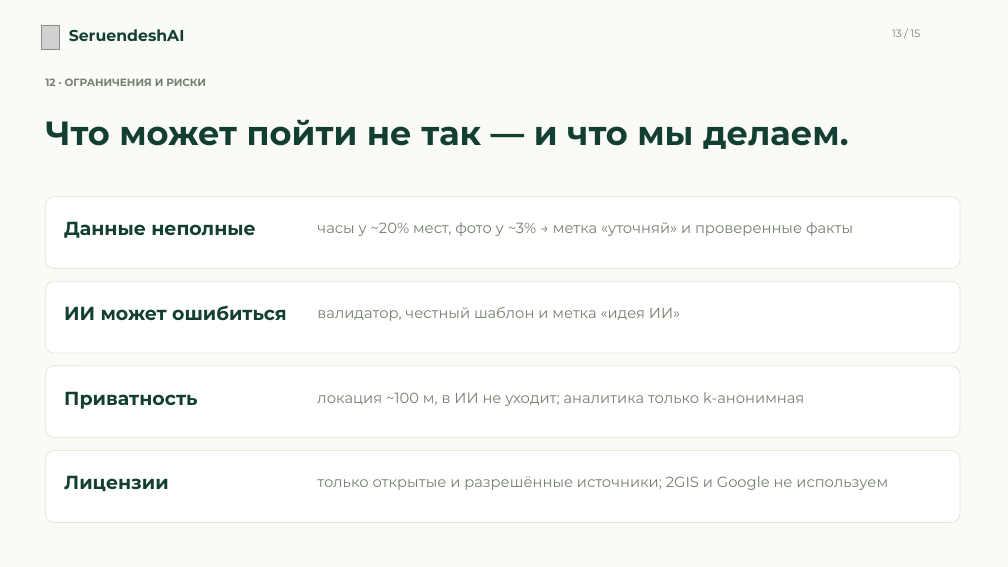
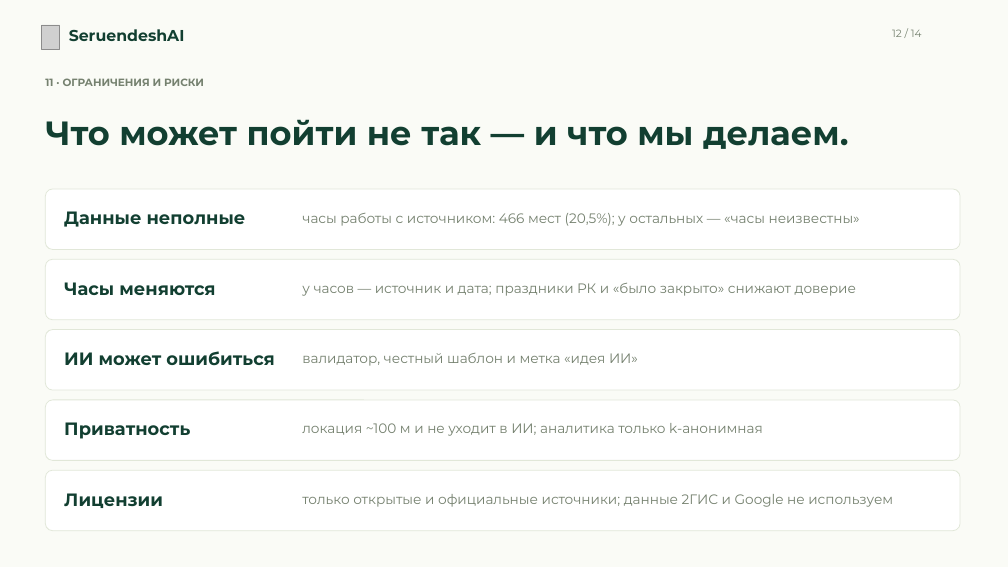
Before and after one commit to Abegerov4/SeruendeshAI, a slide deck: slide 12 of docs/presentation/SeruendeshAI-presentation.pptx (slide 13 before the commit). Drawn at 1008x567 pixels with LibreOffice and Linux fonts; fonts in the diff are those of the drawing; grey boxes stand for pictures. Boxes give left, top, right and bottom in pixels: in the first picture for what was removed or moved away, otherwise in the second. Text is boxed around its words. In the diff, an @@ line names an element or a change of style, - is before the commit and + after.

```diff
--- a/docs/presentation/SeruendeshAI-presentation.pptx
+++ b/docs/presentation/SeruendeshAI-presentation.pptx
@@ text at (892,29,922,37): text changed @@
-13 / 15
+12 / 14
@@ text at (45,78,204,86): text changed @@
-12 · ОГРАНИЧЕНИЯ И РИСКИ
+11 · ОГРАНИЧЕНИЯ И РИСКИ
@@ rounded rectangle: place and size @@
-rounded rectangle at (45,197,960,268)
+rounded rectangle at (45,189,960,250)
@@ text "Данные неполные": place and size @@
-text "Данные неполные" at (64,221,255,238)
+text "Данные неполные" at (64,211,246,227)
@@ text at (302,213,860,226): text changed; size 14 to 13 pt @@
-часы у ~20% мест, фото у ~3% → метка «уточняй» и проверенные факты
+часы работы с источником: 466 мест (20,5%); у остальных — «часы неизвестны»
@@ rounded rectangle: place and size @@
-rounded rectangle at (45,281,960,353)
+rounded rectangle at (45,259,960,320)
@@ text added at (64,282,215,295), 17 pt, text #123F31, bold @@
+Часы меняются
@@ text added at (302,283,856,296), 13 pt, text #75816F @@
+у часов — источник и дата; праздники РК и «было закрыто» снижают доверие
@@ rounded rectangle: place and size @@
-rounded rectangle at (45,366,960,438)
+rounded rectangle at (45,330,960,390)
@@ size 18 to 17 pt in 4 elements at (64,211,246,227), (64,493,163,508), (64,422,190,439), (64,351,274,366) @@
@@ text "ИИ может ошибиться": place and size @@
-text "ИИ может ошибиться" at (64,305,287,321)
+text "ИИ может ошибиться" at (64,351,274,366)
@@ text "валидатор, честный шаблон и метка ...": place and size @@
-text "валидатор, честный шаблон и метка ..." at (317,307,680,321)
+text "валидатор, честный шаблон и метка ..." at (302,353,638,366)
@@ text "валидатор, честный шаблон и метка ..." at (302,353,638,366): size 14 to 13 pt @@
@@ rounded rectangle: place and size @@
-rounded rectangle at (45,451,960,523)
+rounded rectangle at (45,400,960,461)
@@ text "Приватность": place and size @@
-text "Приватность" at (64,391,197,409)
+text "Приватность" at (64,422,190,439)
@@ text at (302,423,763,436): text changed; size 14 to 13 pt @@
-локация ~100 м, в ИИ не уходит; аналитика только k-анонимная
+локация ~100 м и не уходит в ИИ; аналитика только k-анонимная
@@ rounded rectangle added at (45,470,960,531), fill #FFFFFF, outline #E1E7D8 0.75 pt @@
@@ text "Лицензии": place and size @@
-text "Лицензии" at (64,475,168,492)
+text "Лицензии" at (64,493,163,508)
@@ text at (302,494,893,507): text changed; size 14 to 13 pt @@
-только открытые и разрешённые источники; 2GIS и Google не используем
+только открытые и официальные источники; данные 2ГИС и Google не используем
```
Also in this commit, not shown: 12 other slides changed, 1 slide added, 2 slides removed, 8 other files.
